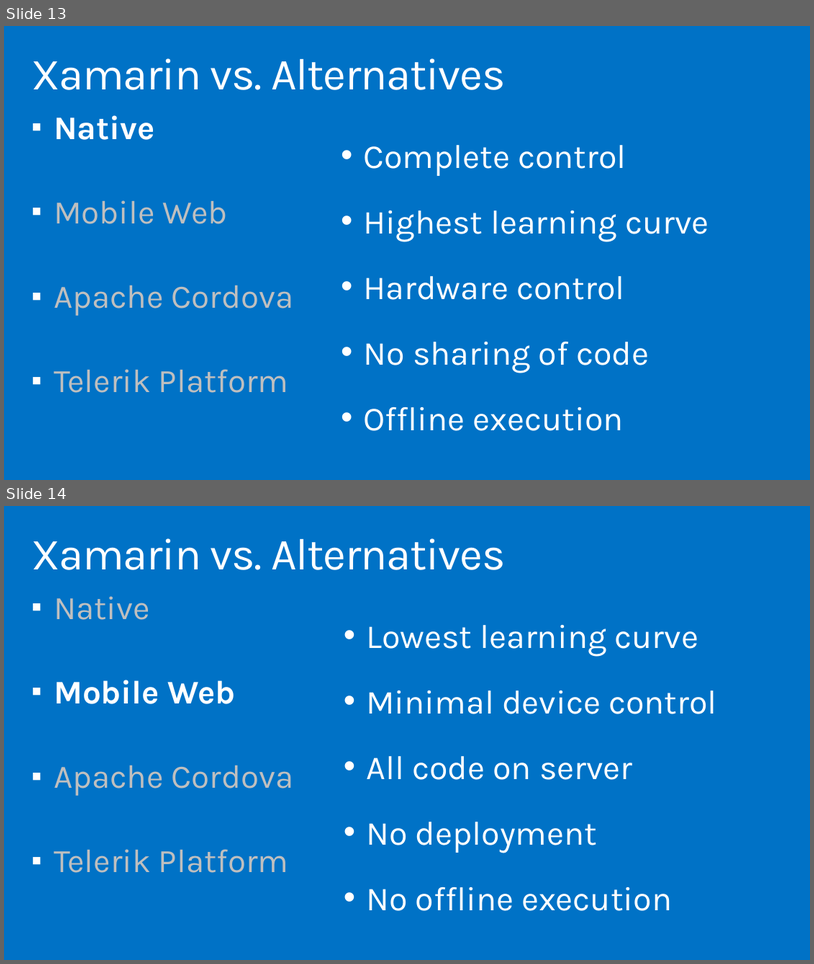
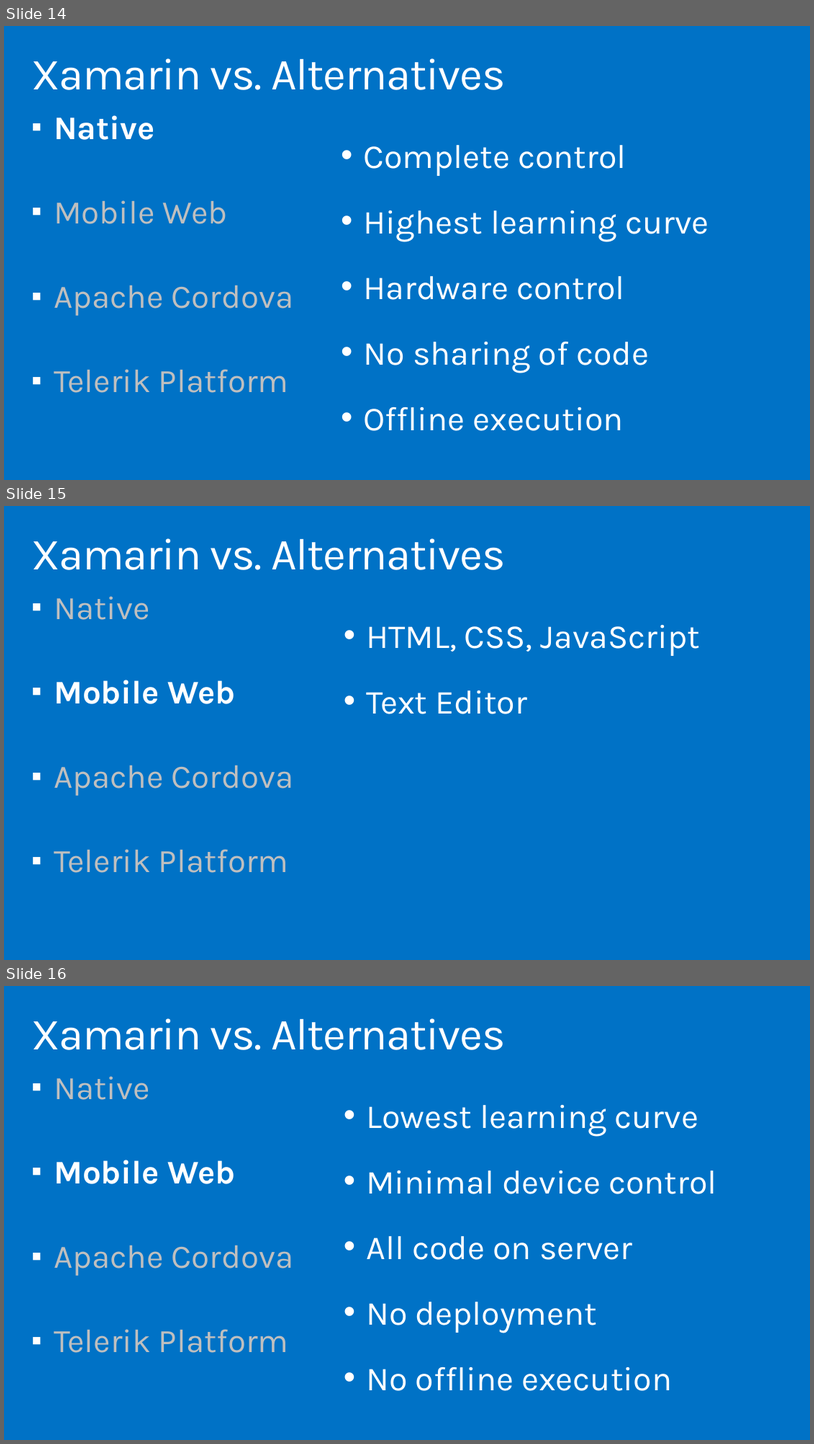
Before and after one commit to cledotnet/Xamarin.Forms, a slide deck: doc/Cross-Platform with Xamarin.pptx. Shown one above the other, each under a label of ours: slides 13 and 14 before the commit, slides 14, 15 and 16 after it. The pictures are 814x964 and 814x1444 pixels, drawn with LibreOffice and Linux fonts; fonts in the diff are those of the drawing; background and template pictures are left out. Boxes give left, top, right and bottom in pixels: in the first picture for what was removed or moved away, otherwise in the second. Text is boxed around its words. In the diff, an @@ line names an element or a change of style, - is before the commit and + after.

```diff
--- a/doc/Cross-Platform with Xamarin.pptx
+++ b/doc/Cross-Platform with Xamarin.pptx
@@ slide 15 added at box(4, 506, 810, 960), background #0072C6 @@
@@ title added at box(31, 538, 505, 570), 52.9 pt, text #FFFFFF @@
+Xamarin vs. Alternatives
@@ text added at box(54, 596, 294, 872), 39.2 pt, text #BFBFBF @@
+▪ Native
+▪ Mobile Web
+▪ Apache Cordova
+▪ Telerik Platform
@@ text added at box(366, 625, 700, 714), 40 pt, text #FFFFFF @@
+• HTML, CSS, JavaScript
+• Text Editor
@@ what was slide 13 is now slide 14 @@
@@ what was slide 14 is now slide 16 @@
```
Also in this commit, not shown: 3 slides changed, 4 other slides added, 1 other file.
